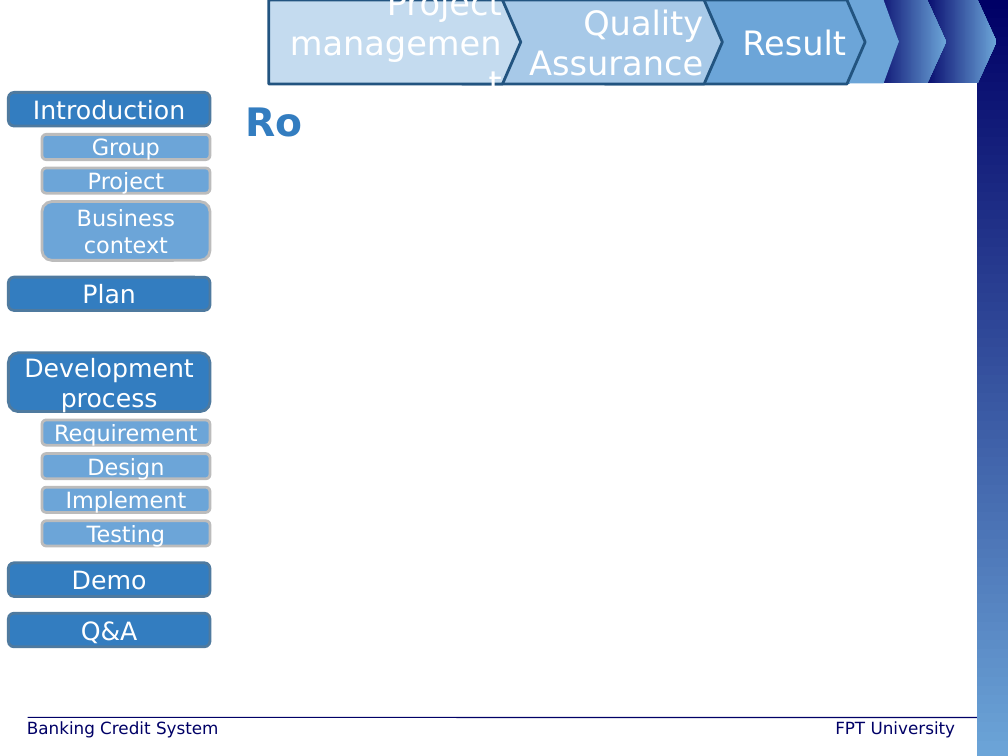
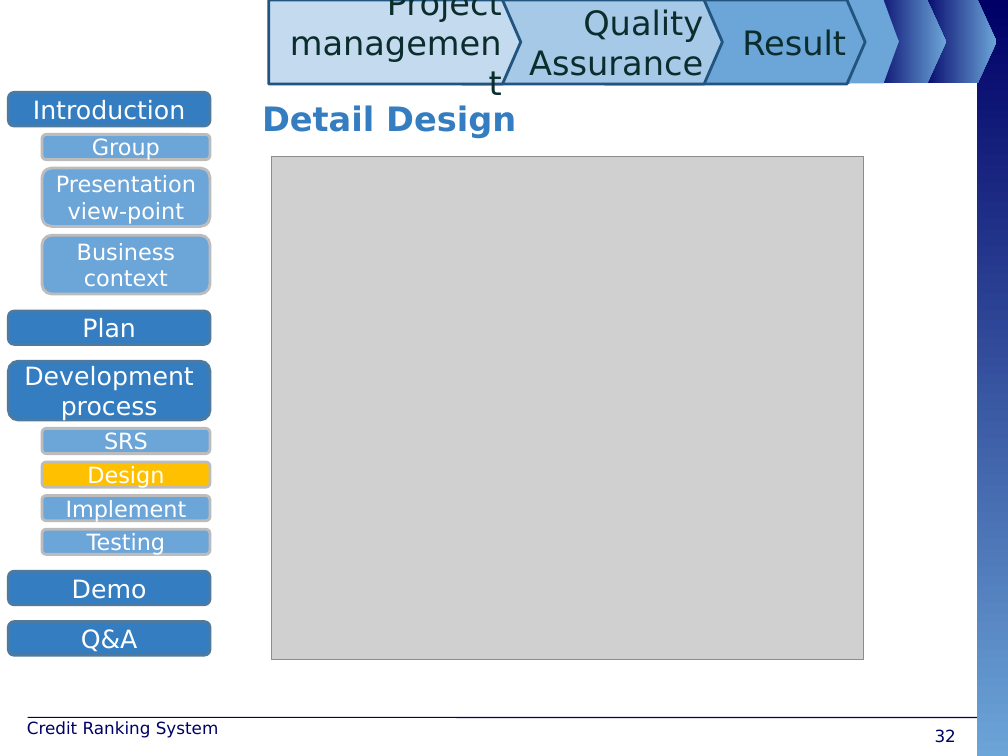
Before and after one commit to maily89/fbdm, a slide deck: slide 32 of Deliverables/FBD - slide.pptx (slide 11 before the commit). Drawn at 1008x756 pixels with LibreOffice and Linux fonts; fonts in the diff are those of the drawing; grey boxes stand for pictures; background and template pictures are left out. Boxes give left, top, right and bottom in pixels: in the first picture for what was removed or moved away, otherwise in the second. Text is boxed around its words. In the diff, an @@ line names an element or a change of style, - is before the commit and + after.

```diff
--- a/Deliverables/FBD - slide.pptx
+++ b/Deliverables/FBD - slide.pptx
@@ text colour #FFFFFF to #0C2D2E in 3 elements at (605,0,865,84), (462,0,722,84), (269,0,521,84) @@
@@ text at (262,105,516,138): text changed; size 28 to 24 pt @@
-Ro
+Detail Design
@@ rounded rectangle removed at (42,168,211,194) @@
-Project
@@ rounded rectangle added at (42,168,211,227), fill #6CA5D8, outline #BDBDBD 2 pt, 16 pt, text #FFFFFF @@
+Presentation view-point
@@ picture added at (271,156,864,659) @@
@@ rounded rectangle "Business context": place and size @@
-rounded rectangle "Business context" at (42,202,211,260)
+rounded rectangle "Business context" at (42,235,211,293)
@@ rounded rectangle "Plan": place and size @@
-rounded rectangle "Plan" at (8,277,210,310)
+rounded rectangle "Plan" at (8,311,210,345)
@@ rounded rectangle removed at (42,420,211,446) @@
-Requirement
@@ rounded rectangle added at (42,428,211,454), fill #6CA5D8, outline #BDBDBD 2 pt, 16 pt, text #FFFFFF @@
+SRS
@@ rounded rectangle "Design" at (42,462,211,487): fill #6CA5D8 to #FFC000 @@
@@ 6 rounded rectangles: place and size @@
-6 rounded rectangles at (8,353,211,646)
+6 rounded rectangles at (8,361,211,655)
@@ text at (27,721,219,738): text changed @@
-Banking Credit System
+Credit Ranking System
@@ text removed at (835,721,956,738) @@
-FPT University
@@ page number added at (935,729,956,743), 12 pt, text #000066 @@
+32
```
Also in this commit, not shown: 8 other slides changed, 38 slides added, 20 slides removed.
